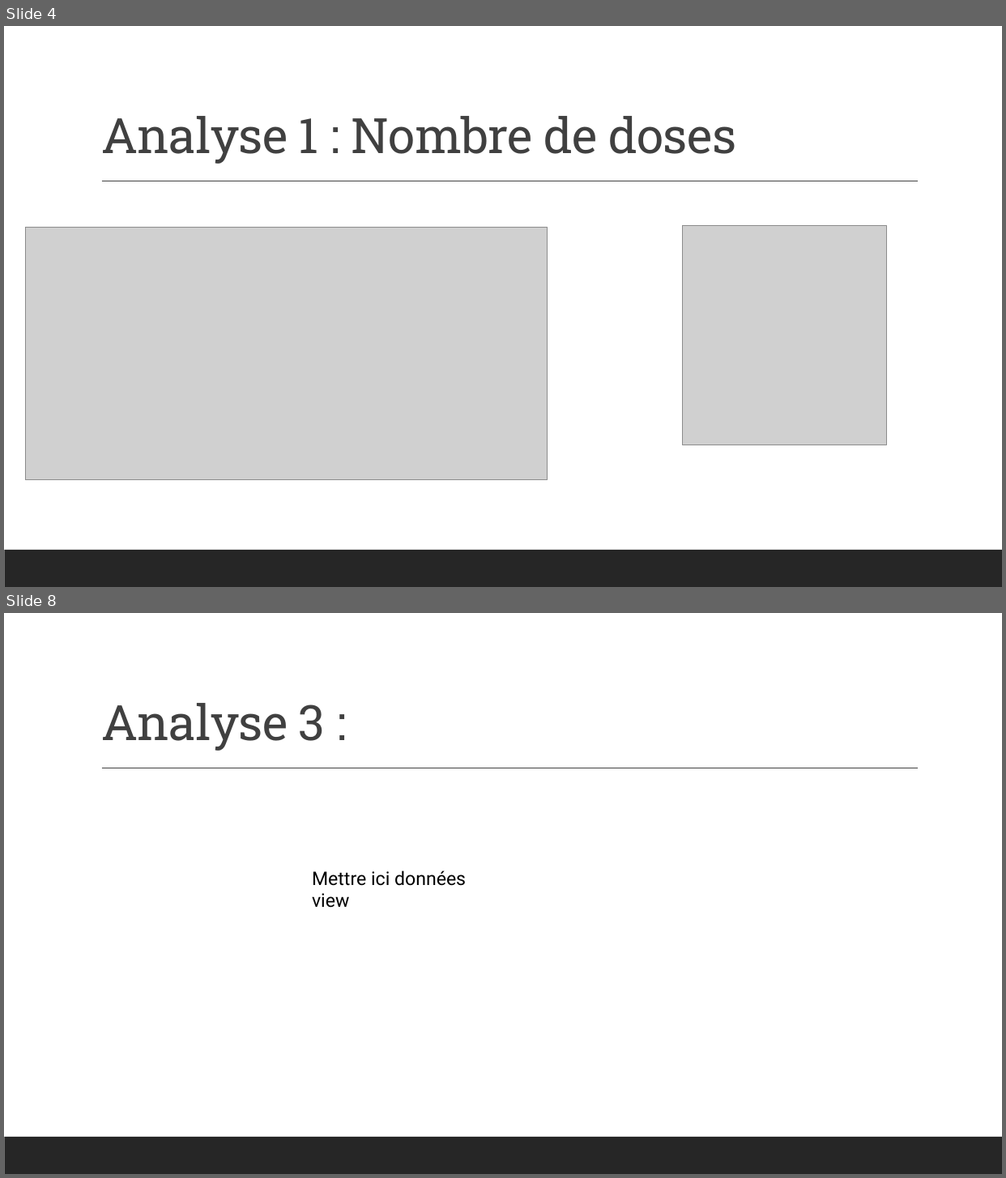
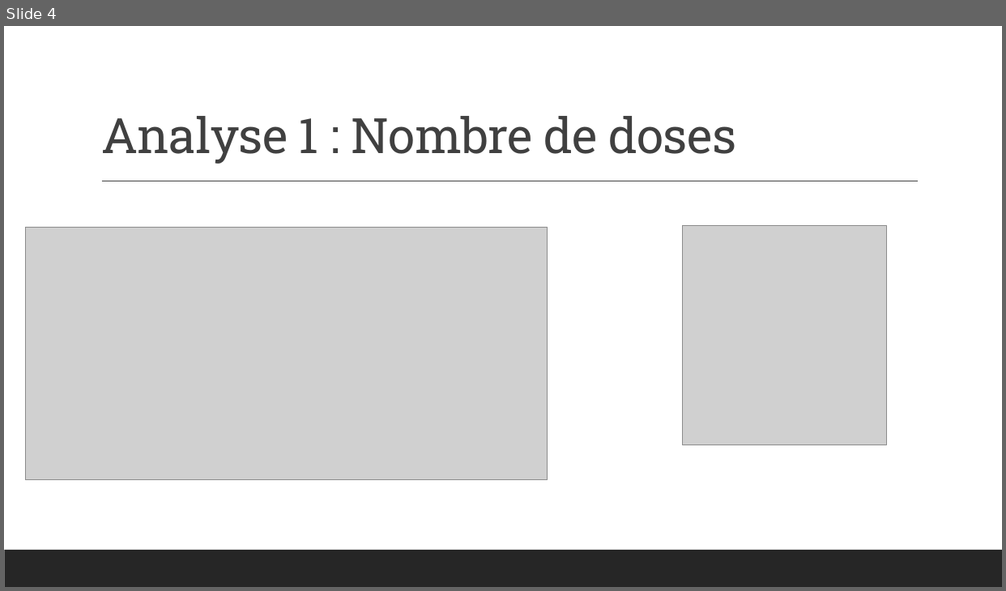
Before and after one commit to dorayy/projet-r, a slide deck: Stats.pptx. Shown one above the other, each under a label of ours: slides 4 and 8 before the commit, slide 4 after it; the slides between them are not shown. The pictures are 1006x1178 and 1006x591 pixels, drawn with LibreOffice and Linux fonts; fonts in the diff are those of the drawing; grey boxes stand for pictures. Boxes give left, top, right and bottom in pixels: in the first picture for what was removed or moved away, otherwise in the second. Text is boxed around its words. In the diff, an @@ line names an element or a change of style, - is before the commit and + after.

Commit message:
2nd analyse and diapo

```diff
--- a/Stats.pptx
+++ b/Stats.pptx
@@ slide 8 removed at (4, 613, 1002, 1174), background #FFFFFF; not listed: 2 template elements that a slide beside it also shows @@
@@ title removed at (101, 703, 326, 751) @@
-Analyse 3 :
@@ text removed at (312, 871, 466, 908) @@
-Mettre ici données view
```
Also in this commit, not shown: 9 slides changed, 5 slides added, 1 other slide removed, 1 other file.
